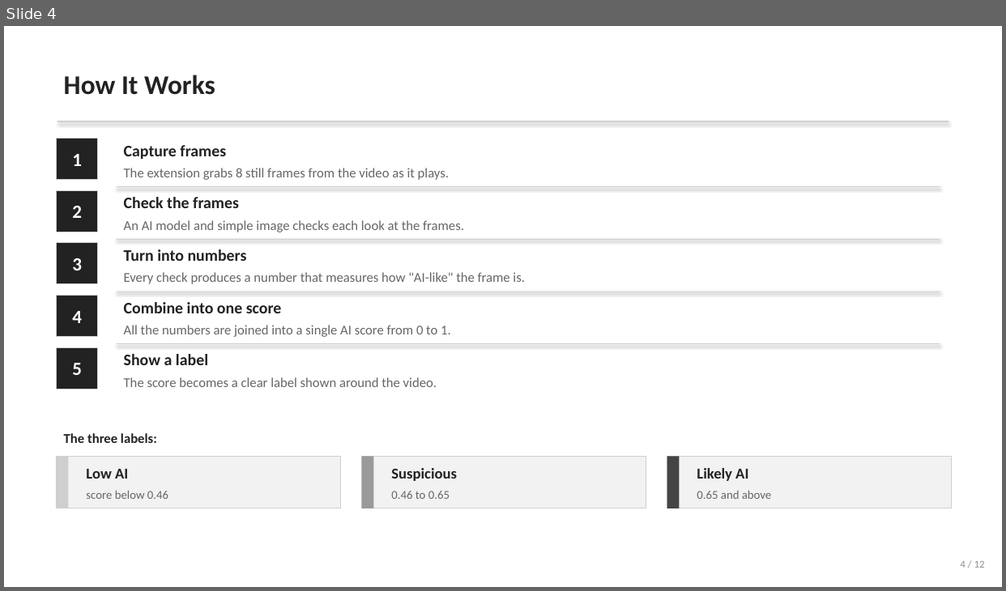
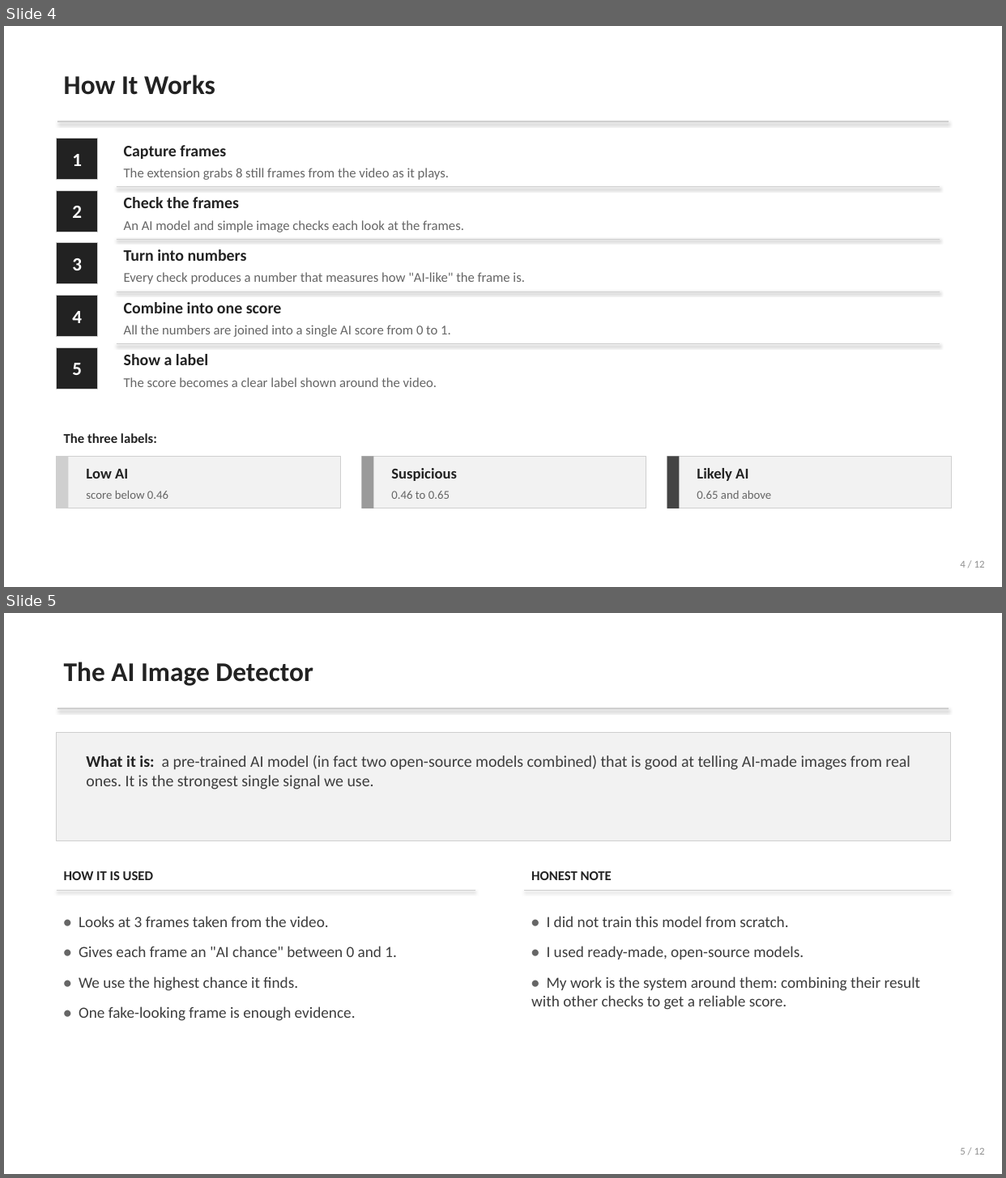
Before and after one commit to mentkol/Monet, a slide deck: Monet_Defense_Presentation.pptx. Shown one above the other, each under a label of ours: slide 4 before the commit, slides 4 and 5 after it. The pictures are 1006x591 and 1006x1178 pixels, drawn with LibreOffice and Linux fonts; fonts in the diff are those of the drawing. Boxes give left, top, right and bottom in pixels: in the first picture for what was removed or moved away, otherwise in the second. Text is boxed around its words. In the diff, an @@ line names an element or a change of style, - is before the commit and + after.

```diff
--- a/Monet_Defense_Presentation.pptx
+++ b/Monet_Defense_Presentation.pptx
@@ slide 5 added at [4,613,1002,1174], background #FFFFFF @@
@@ text added at [64,662,313,686], 26 pt, text #222222, bold @@
+The AI Image Detector
@@ line added from (58, 709) to (948, 709), #CFCFCF 1.25 pt @@
@@ rectangle added at [57,733,951,841], fill #F2F2F2, outline #CFCFCF 0.75 pt @@
@@ text added at [86,755,910,790], 15.5 pt, text #3D3D3D @@
+What it is: a pre-trained AI model (in fact two open-source models combined) that is good at telling AI-made images from real ones. It is the strongest single signal we use.
@@ text added at [64,871,153,880], 13 pt, text #222222, bold @@
+HOW IT IS USED
@@ text added at [531,871,612,880], 13 pt, text #222222, bold @@
+HONEST NOTE
@@ line added from (57, 891) to (475, 891), #CFCFCF 0.75 pt @@
@@ line added from (524, 891) to (951, 891), #CFCFCF 0.75 pt @@
@@ text added at [79,916,397,1021], 15 pt, text #3D3D3D @@
+• Looks at 3 frames taken from the video.
+• Gives each frame an "AI chance" between 0 and 1.
+• We use the highest chance it finds.
+• One fake-looking frame is enough evidence.
@@ text added at [531,916,920,1010], 15 pt, text #3D3D3D @@
+• I did not train this model from scratch.
+• I used ready-made, open-source models.
+• My work is the system around them: combining their result with other checks to get a reliable score.
@@ text added at [960,1148,985,1155], 10 pt, text #909090 @@
+5 / 12
```
Also in this commit, not shown: 3 slides changed, 1 slide removed.
